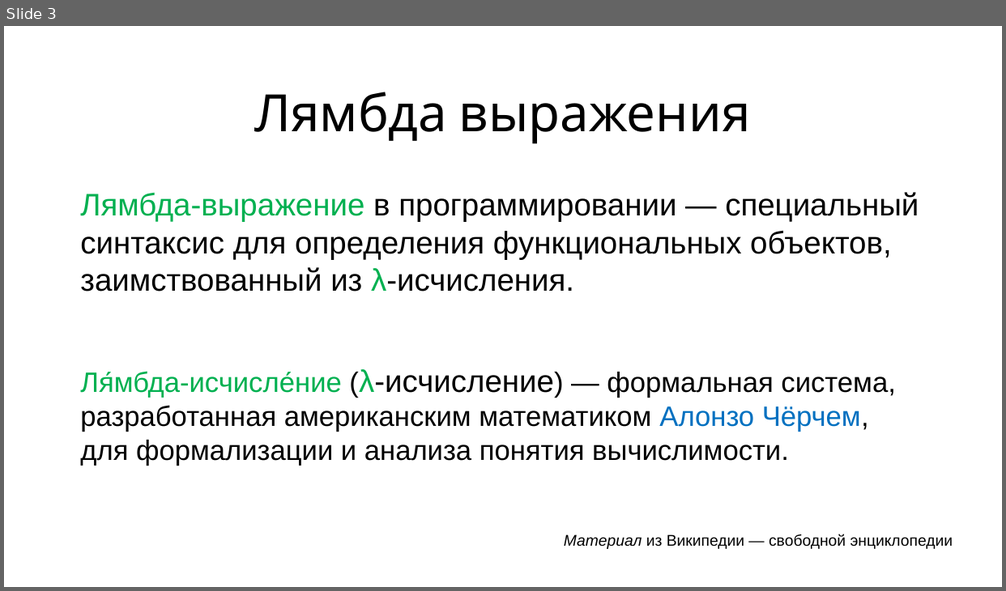
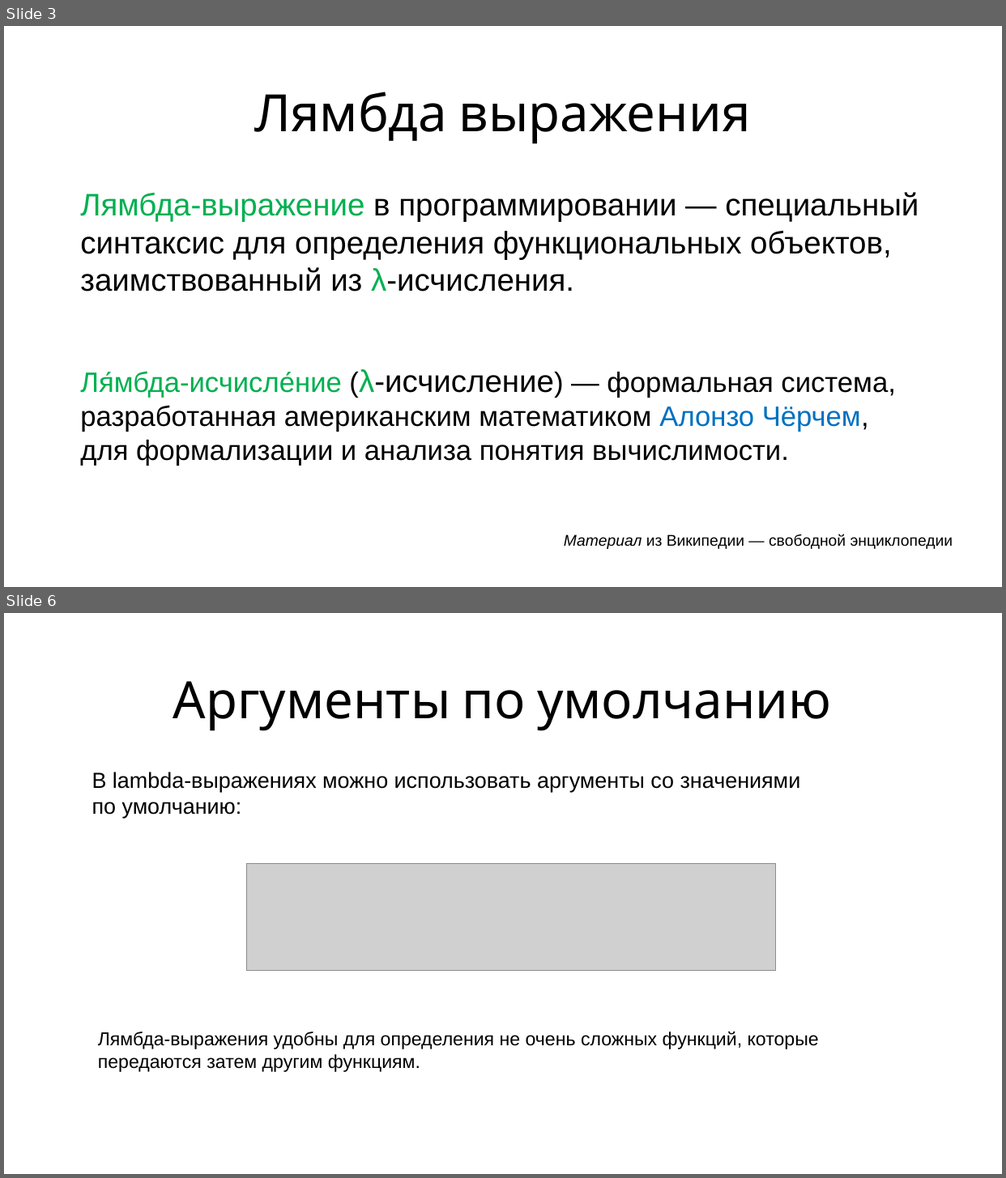
Before and after one commit to maxchv/LearnPython, a slide deck: week06/Lambda.pptx. Shown one above the other, each under a label of ours: slide 3 before the commit, slides 3 and 6 after it; the slides between them are not shown. The pictures are 1006x591 and 1006x1178 pixels, drawn with LibreOffice and Linux fonts; fonts in the diff are those of the drawing; grey boxes stand for pictures. Boxes give left, top, right and bottom in pixels: in the first picture for what was removed or moved away, otherwise in the second. Text is boxed around its words. In the diff, an @@ line names an element or a change of style, - is before the commit and + after.

Commit message:
Добавлены материалы занятия по лямбдам

```diff
--- a/week06/Lambda.pptx
+++ b/week06/Lambda.pptx
@@ slide 6 added at box(4, 613, 1002, 1174), background #FFFFFF @@
@@ title added at box(173, 681, 832, 731), 66 pt, text #000000 @@
+Аргументы по умолчанию
@@ text added at box(92, 772, 801, 818), 28 pt, text #000000 @@
+В lambda-выражениях можно использовать аргументы со значениями по умолчанию:
@@ picture added at box(246, 863, 776, 970) @@
@@ text added at box(98, 1032, 819, 1072), 24 pt, text #000000 @@
+Лямбда-выражения удобны для определения не очень сложных функций, которые передаются затем другим функциям.
```
Also in this commit, not shown: 6 slides changed, 18 other slides added, 5 slides removed, 2 other files.
